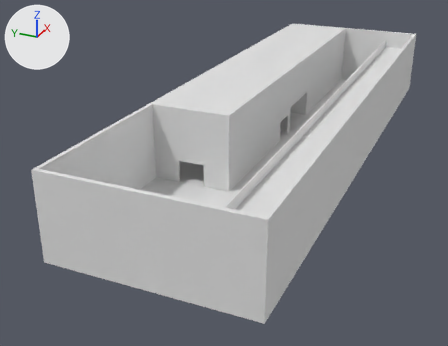
An edit to the FBX model Assets/3DModels/Building.fbx, drawn before and after from the same camera.
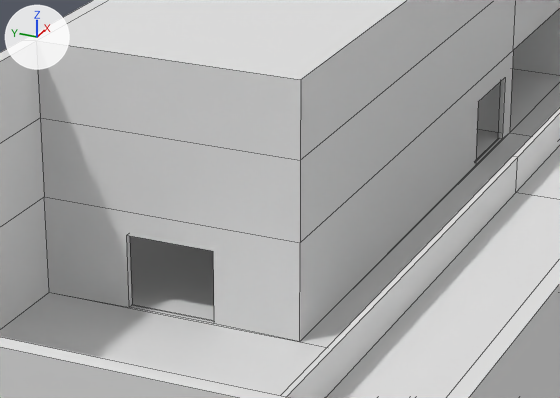
Each version appears first whole from a camera (50 mm lens) standing at (-105.0, -35.0, 44.9) and looking at (-8.5, 8.4, -3.4), and next in a close-up on the part from 32% to 68% of the width and 27% to 60% of the height. Every picture has the same lights, and +X, +Y and +Z are marked at upper left. The close-ups show mesh edges as thin lines. Where no turn or scale is listed for an object, it has been applied to the vertices.

The first close-up shows 'Building'.
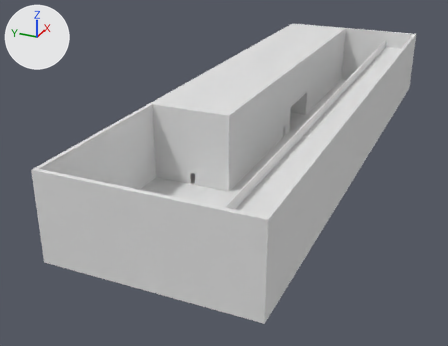
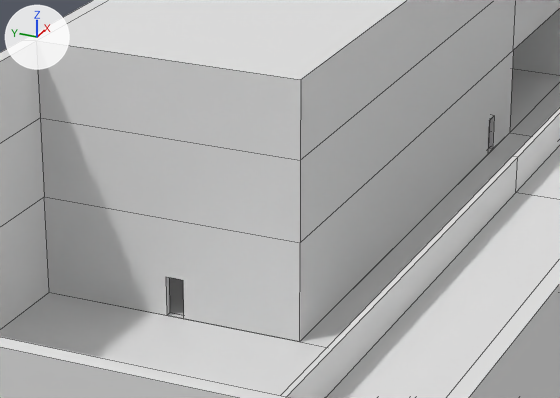
Location of each change, [x1, y1, x2, y2] in pixels of the close-ups (560 x 398 px; the box of a moved part takes in the faces that stretch with it):
```json
{"part": 1, "of": "me_cube_003", "change": "moved or reshaped", "before": [300, 51, 513, 341], "after": [300, 51, 513, 341]}
{"part": 2, "of": "me_cube_003", "change": "moved or reshaped", "before": [44, 197, 300, 342], "after": [44, 197, 300, 342]}
```

Edits to the scene script, one JSON object a line:
```json
{"block": "me_cube_003", "where": "me_cube_003.from_pydata(...)  # 245 vertices, 227 faces; spans x -50.7..50.7, y -15.6..15.6, z -1.3..13.2"}
{"block": "me_cube_003", "where": "# used by ob_building; location = (0.0, 0.0, 0.0)"}
{"block": "me_cube_003", "change": "me_cube_003 part 1"}
{"op": "set", "path": "me_cube_003.vertices[229].co", "old": "(2.5, 1.5, 4.1)", "new": "(4.6, 1.5, 2.3)", "note": "pixel (478, 101) -> pixel (489, 120)"}
{"op": "set", "path": "me_cube_003.vertices[230].co", "old": "(7.1, 1.5, 4.1)", "new": "(5.5, 1.5, 2.3)", "note": "pixel (505, 77) -> pixel (494, 115)"}
{"op": "set", "path": "me_cube_003.vertices[231].co", "old": "(7.1, 1.5, 0.3)", "new": "(5.5, 1.5, 0.3)", "note": "pixel (502, 138) -> pixel (492, 148)"}
{"op": "set", "path": "me_cube_003.vertices[232].co", "old": "(2.5, 1.5, 0.3)", "new": "(4.6, 1.5, 0.3)", "note": "pixel (475, 165) -> pixel (487, 154)"}
{"op": "set", "path": "me_cube_003.vertices[233].co", "old": "(2.5, 1.7, 4.1)", "new": "(4.6, 1.7, 2.3)"}
{"op": "set", "path": "me_cube_003.vertices[234].co", "old": "(7.1, 1.7, 0.3)", "new": "(5.5, 1.7, 0.3)", "note": "pixel (498, 138) -> pixel (488, 148)"}
{"op": "set", "path": "me_cube_003.vertices[235].co", "old": "(7.1, 1.7, 4.1)", "new": "(5.5, 1.7, 2.3)"}
{"op": "set", "path": "me_cube_003.vertices[236].co", "old": "(2.5, 1.7, 0.3)", "new": "(4.6, 1.7, 0.3)"}
{"block": "me_cube_003", "change": "me_cube_003 part 2"}
{"op": "set", "path": "me_cube_003.vertices[237].co", "old": "(-22.1, 5.9, 0.3)", "new": "(-22.1, 7.6, 0.3)", "note": "pixel (214, 323) -> pixel (183, 318)"}
{"op": "set", "path": "me_cube_003.vertices[238].co", "old": "(-22.1, 10.5, 0.3)", "new": "(-22.1, 8.5, 0.3)", "note": "pixel (129, 307) -> pixel (167, 315)"}
{"op": "set", "path": "me_cube_003.vertices[239].co", "old": "(-22.1, 10.5, 4.1)", "new": "(-22.1, 8.5, 2.3)", "note": "pixel (126, 235) -> pixel (166, 276)"}
{"op": "set", "path": "me_cube_003.vertices[240].co", "old": "(-22.1, 5.9, 4.1)", "new": "(-22.1, 7.6, 2.3)", "note": "pixel (213, 251) -> pixel (183, 280)"}
{"op": "set", "path": "me_cube_003.vertices[241].co", "old": "(-21.8, 10.5, 4.1)", "new": "(-21.8, 8.5, 2.3)"}
{"op": "set", "path": "me_cube_003.vertices[242].co", "old": "(-21.8, 5.9, 4.1)", "new": "(-21.8, 7.6, 2.3)"}
{"op": "set", "path": "me_cube_003.vertices[243].co", "old": "(-21.8, 5.9, 0.3)", "new": "(-21.8, 7.6, 0.3)"}
{"op": "set", "path": "me_cube_003.vertices[244].co", "old": "(-21.8, 10.5, 0.3)", "new": "(-21.8, 8.5, 0.3)", "note": "pixel (132, 304) -> pixel (169, 312)"}
```
